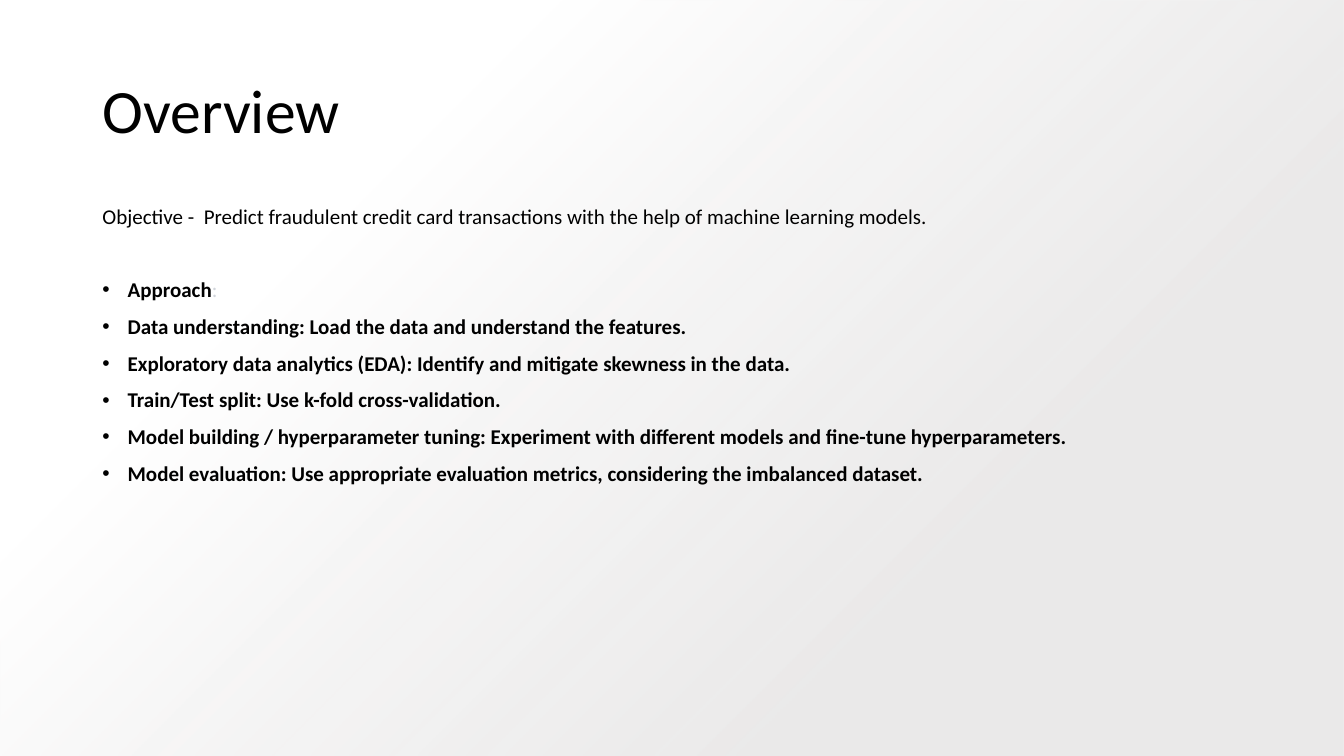
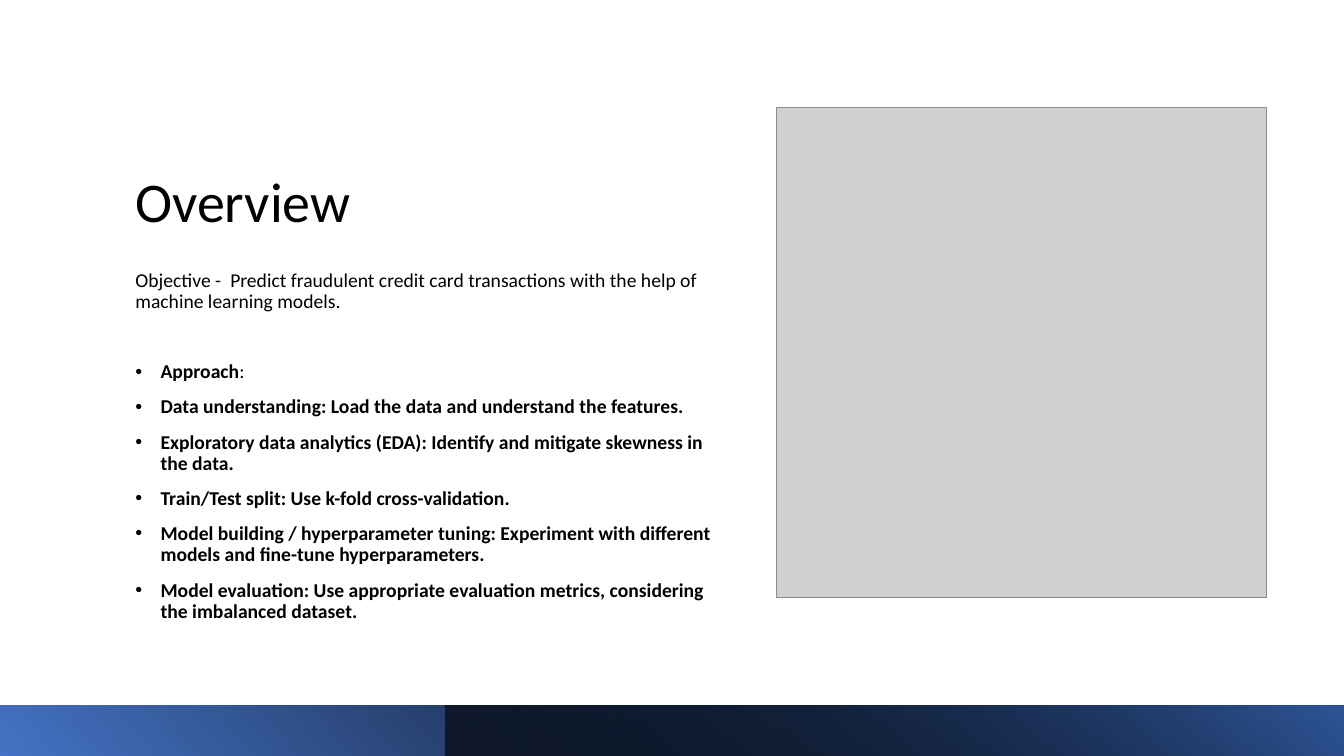
Before and after one commit to jagsrj/Credit_card_fraud_detection_ML, a slide deck: slide 3 of CreditCard_FraudDetection_MachingLearning.pptx. Drawn at 1344x756 pixels with LibreOffice and Linux fonts; fonts in the diff are those of the drawing; grey boxes stand for pictures; background and template pictures are left out. Boxes give left, top, right and bottom in pixels: in the first picture for what was removed or moved away, otherwise in the second. Text is boxed around its words. In the diff, an @@ line names an element or a change of style, - is before the commit and + after.

```diff
--- a/CreditCard_FraudDetection_MachingLearning.pptx
+++ b/CreditCard_FraudDetection_MachingLearning.pptx
@@ rectangle removed at (0, 0, 1344, 756) @@
@@ title "Overview": place and size @@
-title "Overview" at (102, 90, 339, 134)
+title "Overview" at (135, 183, 350, 223)
@@ title "Overview" at (135, 183, 350, 223): size 44 to 40 pt; vertical alignment middle to bottom @@
@@ picture added at (777, 108, 1267, 598) @@
@@ text "Objective - Predict fraudulent credit ...": place and size @@
-text "Objective - Predict fraudulent credit ..." at (102, 209, 1066, 485)
+text "Objective - Predict fraudulent credit ..." at (135, 273, 710, 618)
@@ text "Objective - Predict fraudulent credit ..." at (135, 273, 710, 618): size 15 to 14 pt; text colour #D1D5DB to #000000 in "Approach:" @@
@@ rectangle added at (0, 706, 1344, 756), fill gradient #4472C4 to #000000 @@
@@ rectangle added at (446, 706, 1344, 756), fill gradient #000000 to #2F5597 @@
```
Also in this commit, not shown: 6 other slides changed, 3 slides added, 1 slide removed.
